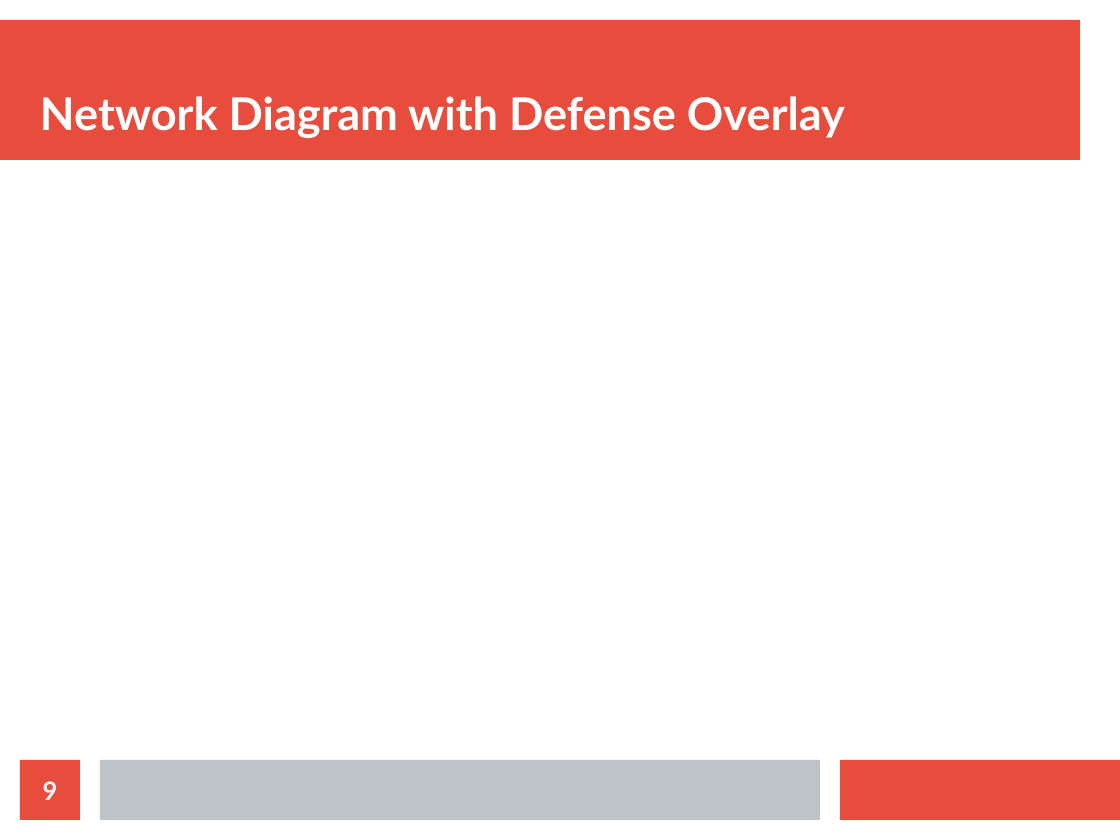
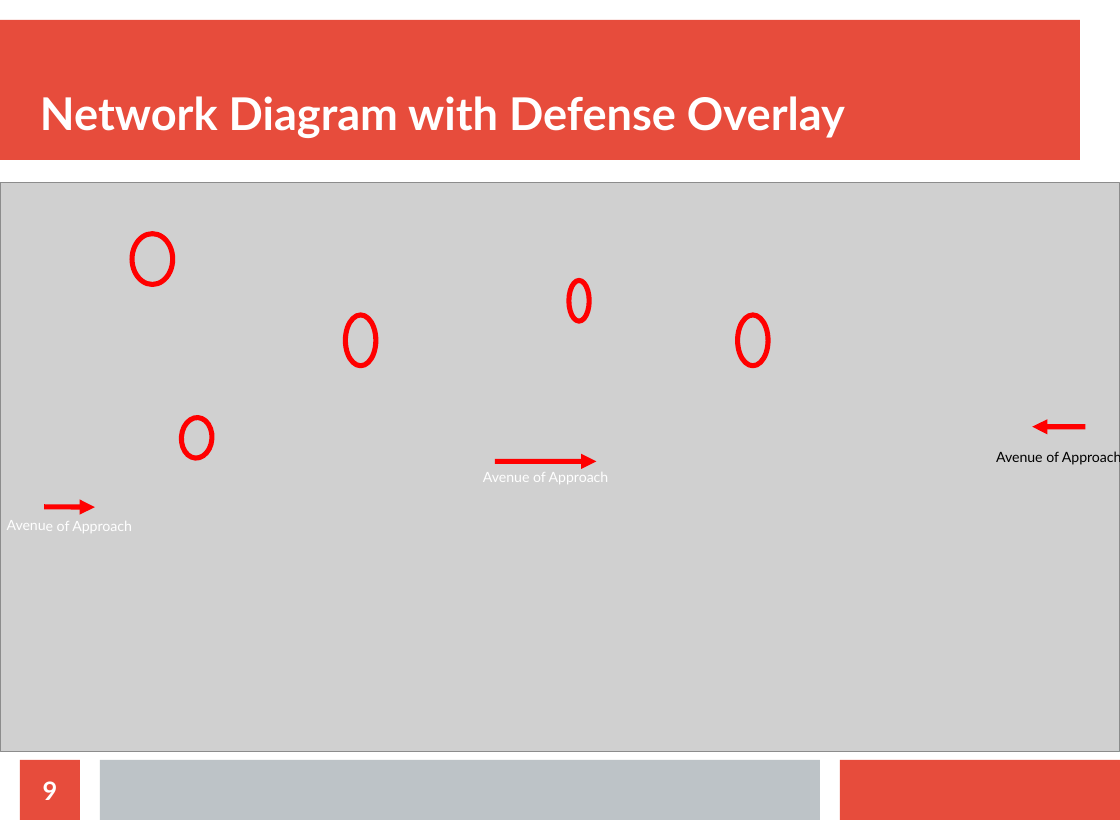
Before and after one commit to RDozier22/Threat-Capstone, a slide deck: slide 9 of Threat 200 Capstone/Air Speed Velocity Co Security Brief.odp. Drawn at 1120x840 pixels with LibreOffice and Linux fonts; fonts in the diff are those of the drawing; grey boxes stand for pictures. Boxes give left, top, right and bottom in pixels: in the first picture for what was removed or moved away, otherwise in the second. Text is boxed around its words. In the diff, an @@ line names an element or a change of style, - is before the commit and + after.

```diff
--- a/Threat 200 Capstone/Air Speed Velocity Co Security Brief.odp
+++ b/Threat 200 Capstone/Air Speed Velocity Co Security Brief.odp
@@ picture added at box(0, 183, 1120, 752) @@
@@ ellipse added at box(132, 234, 173, 285), outline #FF0000 3.6 pt @@
@@ ellipse added at box(569, 281, 589, 321), outline #FF0000 3.6 pt @@
@@ ellipse added at box(346, 315, 376, 366), outline #FF0000 3.6 pt @@
@@ ellipse added at box(738, 315, 768, 366), outline #FF0000 3.6 pt @@
@@ ellipse added at box(181, 417, 214, 459), outline #FF0000 3.6 pt @@
@@ line added at box(1033, 427, 1085, 427), outline #FF0000 3.6 pt, 10 pt, text #000000 @@
+Avenue of Approach
@@ line added at box(495, 461, 597, 461), outline #FF0000 3.6 pt, 10 pt, text #FFFFFF @@
+Avenue of Approach
@@ line added at box(44, 507, 95, 507), outline #FF0000 3.6 pt, 10 pt, text #FFFFFF @@
+Avenue of Approach
```
Also in this commit, not shown: 9 other slides changed.
